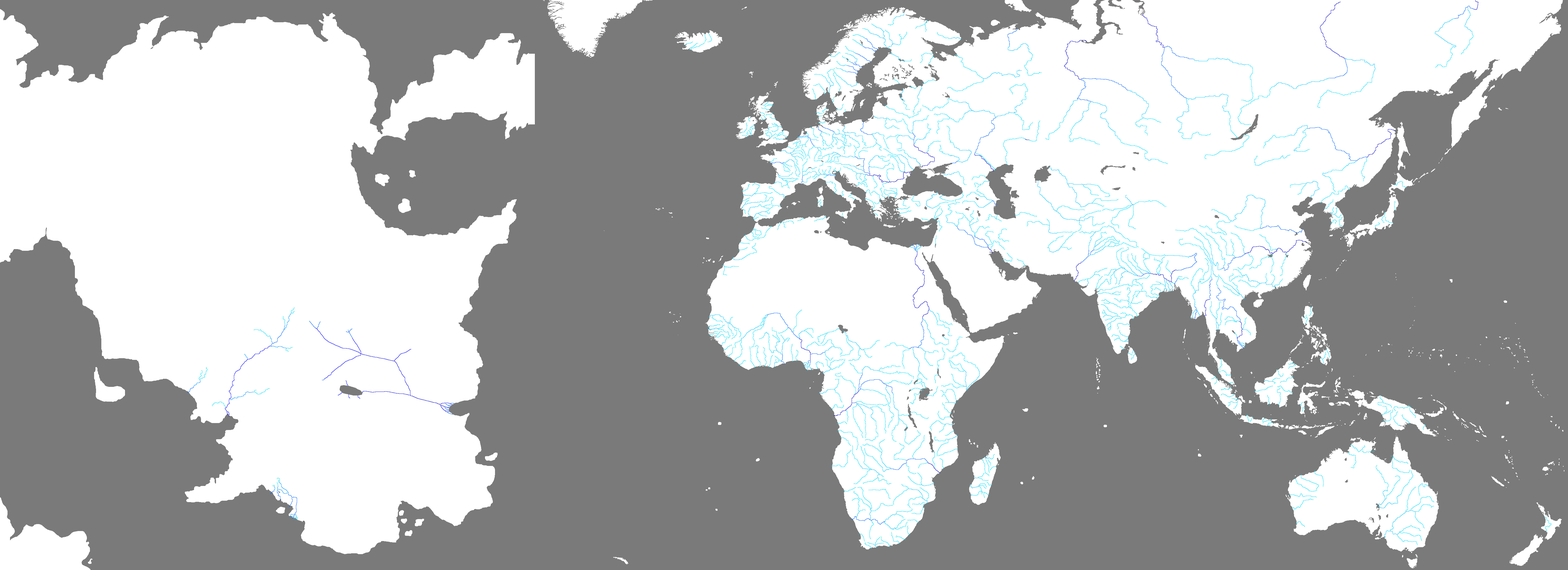
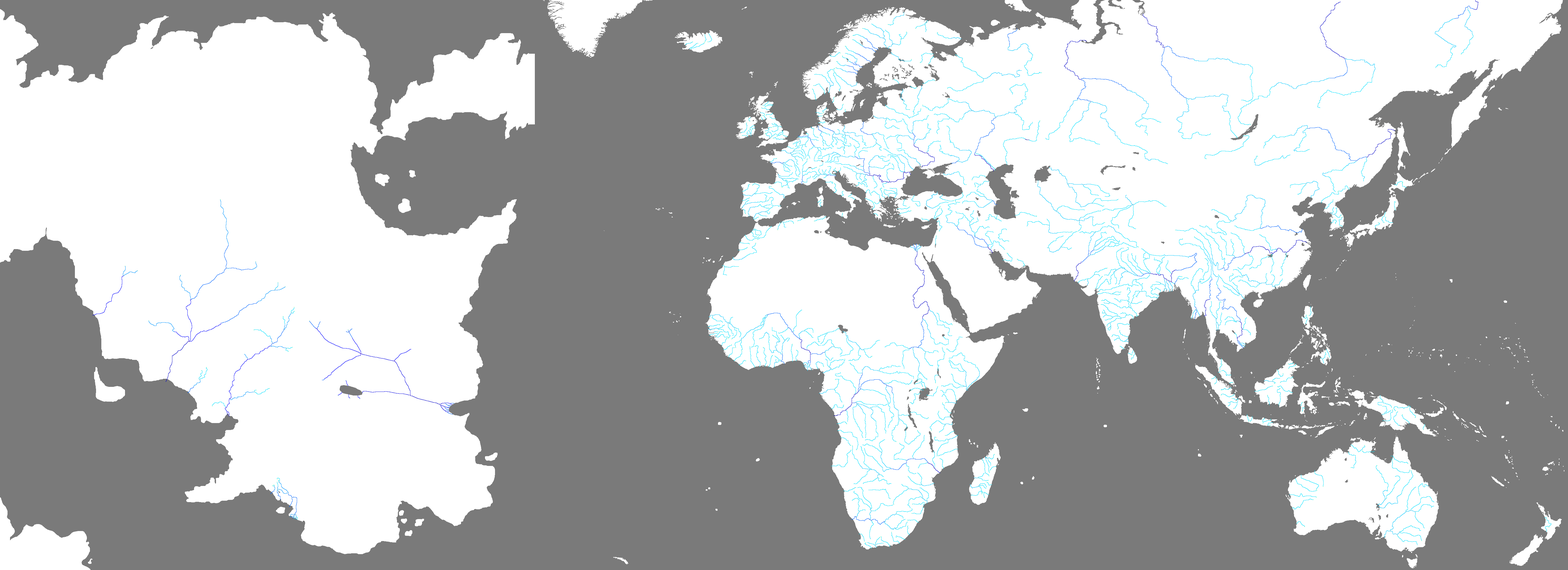
Revision of a layered w=1568, h=570 image; what changed, layer by layer:
painted on "rivers.bmp" over [92, 199, 286, 382]
